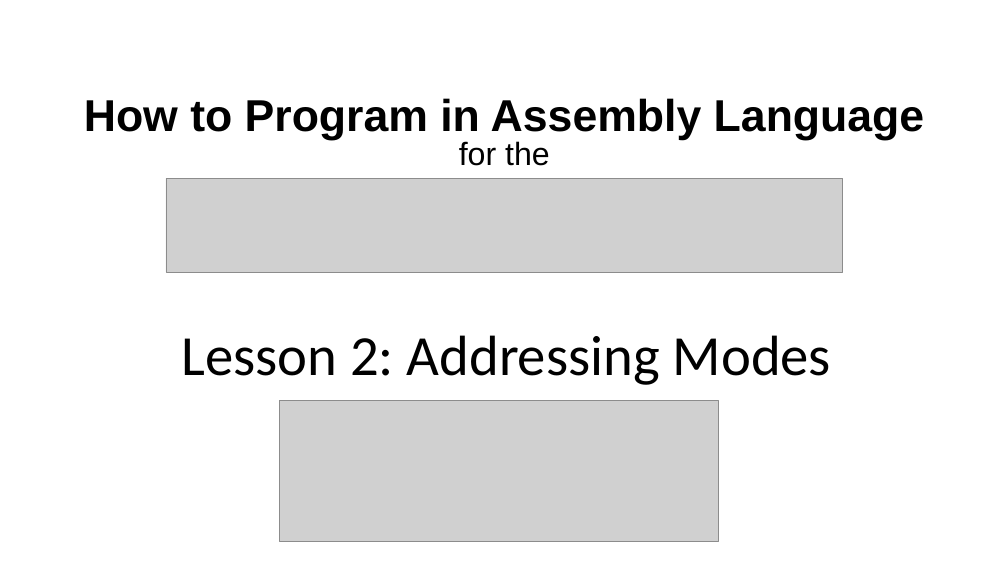
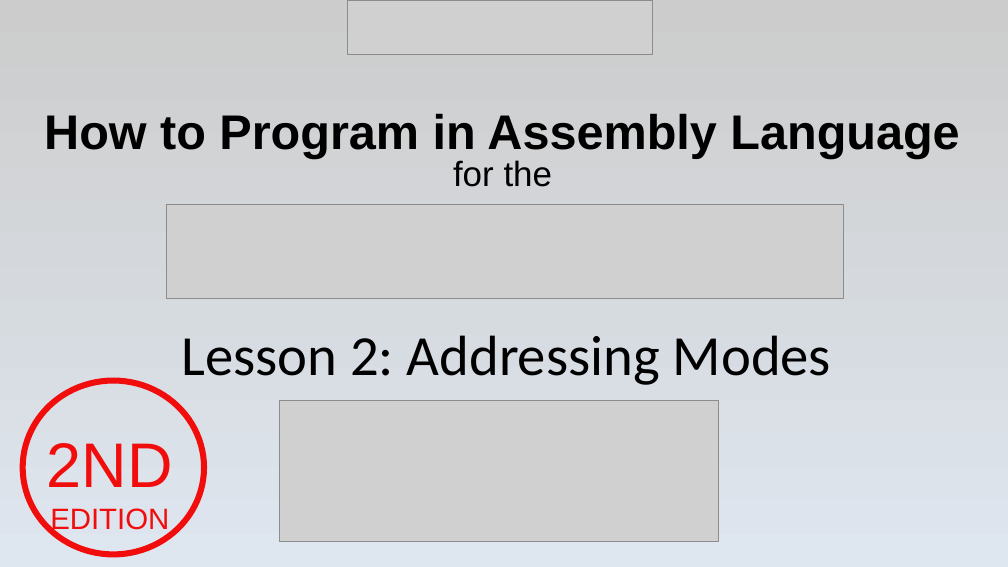
Before and after one commit to SlithyMatt/x16-assembly-tutorial, a slide deck: slide 1 of Lesson2/Lesson2.odp. Drawn at 1008x567 pixels with LibreOffice and Linux fonts; fonts in the diff are those of the drawing; grey boxes stand for pictures. Boxes give left, top, right and bottom in pixels: in the first picture for what was removed or moved away, otherwise in the second. Text is boxed around its words. In the diff, an @@ line names an element or a change of style, - is before the commit and + after.

```diff
--- a/Lesson2/Lesson2.odp
+++ b/Lesson2/Lesson2.odp
@@ background #FFFFFF to gradient #CCCCCC to #DEE6EF @@
@@ picture added at (348, 0, 653, 54) @@
@@ title "How to Program in Assembly ...": place and size @@
-title "How to Program in Assembly ..." at (84, 98, 924, 166)
+title "How to Program in Assembly ..." at (44, 113, 959, 187)
@@ title "How to Program in Assembly ..." at (44, 113, 959, 187): size 42.5 to 46.2 pt in "How to Program in Assembly Language"; size 30.6 to 33.3 pt in "for the" @@
@@ picture: place and size @@
-picture at (166, 178, 842, 272)
+picture at (166, 204, 843, 298)
@@ ellipse added at (23, 380, 204, 554), outline #F10D0C 5.75 pt @@
@@ text added at (47, 443, 173, 535), 28 pt, text #F10D0C @@
+2ND
+EDITION
```
Also in this commit, not shown: 1 other slide changed, 2 slides added, 5 slides removed, 2 other files.
